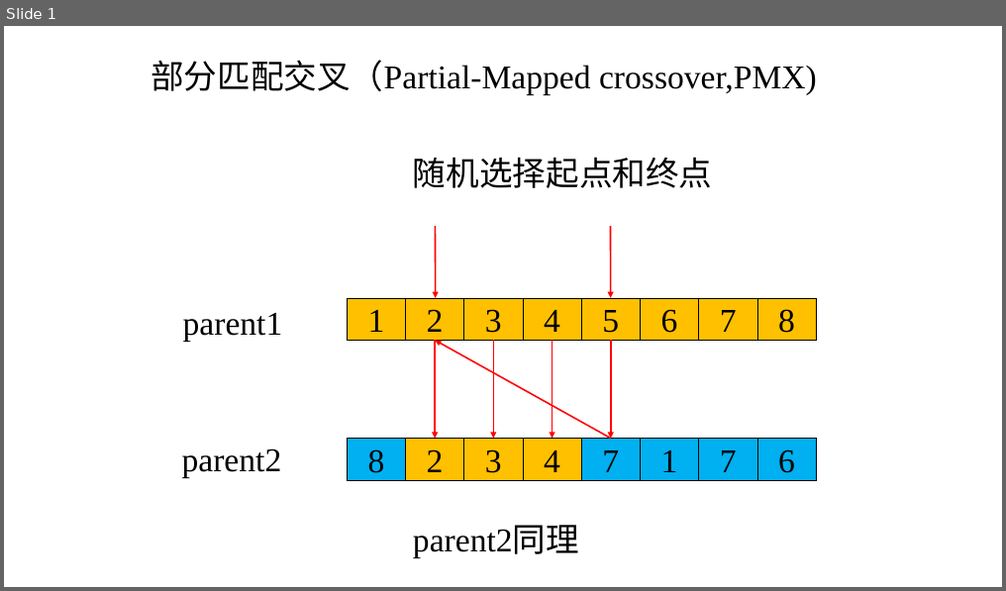
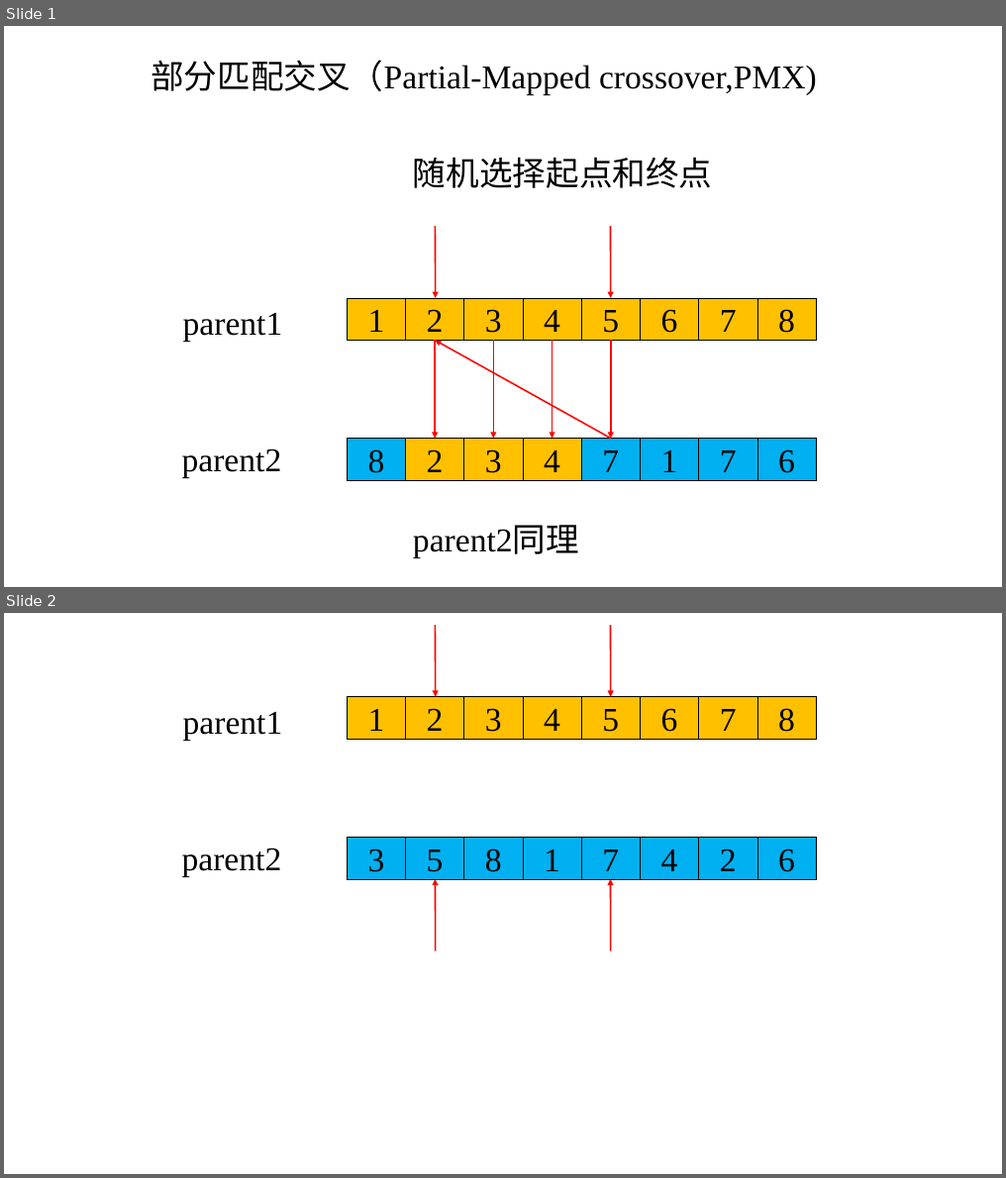
Before and after one commit to hanbaoan123/intelligent_optimization, a slide deck: 进化算法/交叉/部分匹配交叉 .pptx. Shown one above the other, each under a label of ours: slide 1 before the commit, slides 1 and 2 after it. The pictures are 1006x591 and 1006x1178 pixels, drawn with LibreOffice and Linux fonts; fonts in the diff are those of the drawing. Boxes give left, top, right and bottom in pixels: in the first picture for what was removed or moved away, otherwise in the second. Text is boxed around its words. In the diff, an @@ line names an element or a change of style, - is before the commit and + after.

```diff
--- a/进化算法/交叉/部分匹配交叉 .pptx
+++ b/进化算法/交叉/部分匹配交叉 .pptx
@@ slide 2 added at box(4, 613, 1002, 1174), background #CCE8CF @@
@@ arrow added from (436, 625) to (436, 697), #FF0000 1.5 pt @@
@@ arrow added from (611, 625) to (611, 697), #FF0000 1.5 pt @@
@@ rectangle added at box(347, 697, 405, 739), fill #FFC000, outline #000000 0.5 pt, 32 pt, text #000000 @@
+1
@@ rectangle added at box(405, 697, 463, 739), fill #FFC000, outline #000000 0.5 pt, 32 pt, text #000000 @@
+2
@@ rectangle added at box(464, 697, 523, 739), fill #FFC000, outline #000000 0.5 pt, 32 pt, text #000000 @@
+3
@@ rectangle added at box(523, 697, 581, 739), fill #FFC000, outline #000000 0.5 pt, 32 pt, text #000000 @@
+4
@@ rectangle added at box(581, 697, 640, 739), fill #FFC000, outline #000000 0.5 pt, 32 pt, text #000000 @@
+5
@@ rectangle added at box(641, 697, 699, 739), fill #FFC000, outline #000000 0.5 pt, 32 pt, text #000000 @@
+6
@@ rectangle added at box(699, 697, 757, 739), fill #FFC000, outline #000000 0.5 pt, 32 pt, text #000000 @@
+7
@@ rectangle added at box(757, 697, 816, 739), fill #FFC000, outline #000000 0.5 pt, 32 pt, text #000000 @@
+8
@@ text added at box(183, 712, 283, 740), 32 pt, text #000000 @@
+parent1
@@ text added at box(182, 848, 282, 877), 32 pt, text #000000 @@
+parent2
@@ rectangle added at box(347, 838, 405, 879), fill #00B0F0, outline #000000 0.5 pt, 32 pt, text #000000 @@
+3
@@ rectangle added at box(405, 838, 463, 879), fill #00B0F0, outline #000000 0.5 pt, 32 pt, text #000000 @@
+5
@@ rectangle added at box(464, 838, 523, 879), fill #00B0F0, outline #000000 0.5 pt, 32 pt, text #000000 @@
+8
@@ rectangle added at box(523, 838, 581, 879), fill #00B0F0, outline #000000 0.5 pt, 32 pt, text #000000 @@
+1
@@ rectangle added at box(581, 838, 640, 879), fill #00B0F0, outline #000000 0.5 pt, 32 pt, text #000000 @@
+7
@@ rectangle added at box(641, 838, 699, 879), fill #00B0F0, outline #000000 0.5 pt, 32 pt, text #000000 @@
+4
@@ rectangle added at box(699, 838, 757, 879), fill #00B0F0, outline #000000 0.5 pt, 32 pt, text #000000 @@
+2
@@ rectangle added at box(757, 838, 816, 879), fill #00B0F0, outline #000000 0.5 pt, 32 pt, text #000000 @@
+6
@@ arrow added from (436, 952) to (436, 879), #FF0000 1.5 pt @@
@@ arrow added from (611, 952) to (611, 879), #FF0000 1.5 pt @@
```
Also in this commit, not shown: 2 other slides added, 29 other files.
